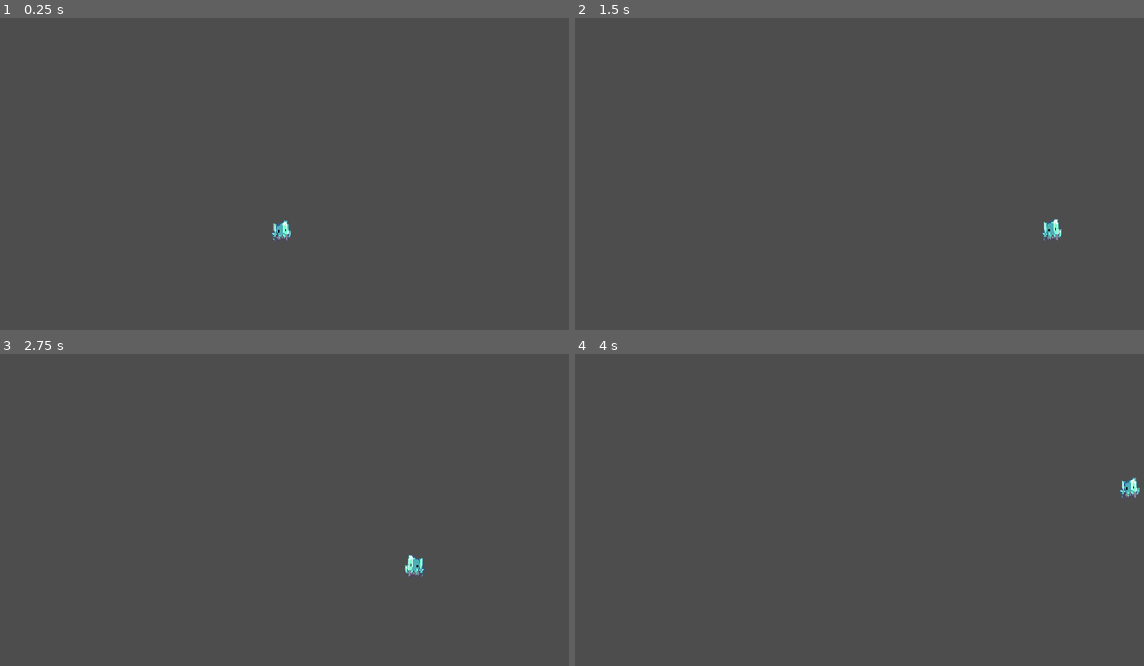
Above: before the commit, frames 1-4 (two rows, left to right).
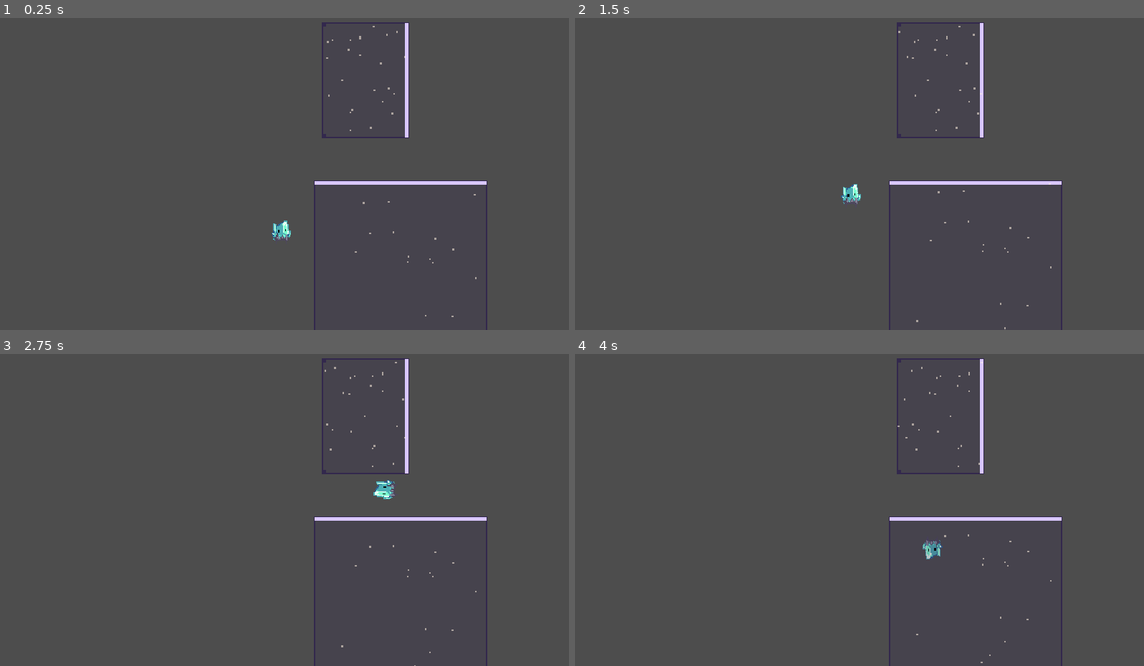
Above: after the commit, the same moments.

Repository: jmx2033/GRAVSWITCH
Game: Godot game, scene res://Scenes/game.tscn
The game is run twice, just before and just after one commit, with the same random seed, the same clock (stepped at 60 frames per second) and the same inputs.
Inputs:
- Up to frame 1 (0.25 s): no input
- Up to frame 2 (1.5 s): hold L 0.53-1.28 s; hold D (move_right) from 0.53 s (still down); tap Space (jump) at 0.77 s; tap I at 1.35 s
- Up to frame 3 (2.75 s): tap Space (jump) at 1.52 s; release D (move_right) at 2.03 s; hold A (move_left) from 2.03 s (still down); hold J from 2.03 s (still down)
- Up to frame 4 (4 s): release A (move_left) at 2.78 s; release J at 2.78 s; hold D (move_right) from 2.78 s (still down); tap L at 2.85 s; tap Space (jump) at 3.02, 3.77 s; hold I from 3.53 s (still down)

The runs differ from the first frame. In frame 1, 1.2% of the frame differs, in the area x 55-86%, y 1-100%; in frame 2, 1.5%; in frame 3, 1.5%; in frame 4, 1.5%.

Commit message:
feat(gravity): 添加重力区并接入玩家重力切换 [P0-2]

Diff:
--- a/Scenes/game.tscn
+++ b/Scenes/game.tscn
@@ -1,6 +1,7 @@
 [gd_scene format=3 uid="uid://co0dxsh54ae13"]
 
 [ext_resource type="PackedScene" uid="uid://b11hj8ncr5db5" path="res://Scenes/player.tscn" id="1_ebmjs"]
+[ext_resource type="PackedScene" uid="uid://u7jbmkf7gqyg" path="res://Scenes/gravity_zone.tscn" id="2_qxrlw"]
 
 [sub_resource type="RectangleShape2D" id="RectangleShape2D_2na5r"]
 size = Vector2(765, 29)
@@ -38,3 +39,11 @@
 
 [node name="Player" parent="." unique_id=1085382721 instance=ExtResource("1_ebmjs")]
 position = Vector2(320, 250)
+
+[node name="GravityZone" parent="." unique_id=285377863 instance=ExtResource("2_qxrlw")]
+position = Vector2(356, 194)
+
+[node name="GravityZone2" parent="." unique_id=37853669 instance=ExtResource("2_qxrlw")]
+position = Vector2(365, 17)
+direction = 1
+size_in_tiles = Vector2i(3, 4)
--- /dev/null
+++ b/Scenes/gravity_zone.tscn
@@ -0,0 +1,17 @@
+[gd_scene format=3 uid="uid://u7jbmkf7gqyg"]
+
+[ext_resource type="Script" uid="uid://b1kf8xyt00rvc" path="res://Scripts/level/gravity_zone.gd" id="1_gravity"]
+
+[sub_resource type="RectangleShape2D" id="RectangleShape2D_1"]
+resource_local_to_scene = true
+size = Vector2(192, 256)
+
+[node name="GravityZone" type="Area2D" unique_id=285377863]
+collision_layer = 4
+collision_mask = 2
+script = ExtResource("1_gravity")
+
+[node name="CollisionShape2D" type="CollisionShape2D" parent="." unique_id=964753409]
+visible = false
+position = Vector2(96, 128)
+shape = SubResource("RectangleShape2D_1")
--- a/Scenes/player.tscn
+++ b/Scenes/player.tscn
@@ -117,7 +117,9 @@
 "speed": 5.0
 }]
 
-[node name="Player" type="CharacterBody2D" unique_id=1085382721]
+[node name="Player" type="CharacterBody2D" groups=["player"] unique_id=1085382721]
+collision_layer = 2
+collision_mask = 17
 script = ExtResource("1_cvnsp")
 
 [node name="CollisionShape2D" type="CollisionShape2D" parent="." unique_id=627174386]
--- /dev/null
+++ b/Scripts/level/gravity_zone.gd
@@ -0,0 +1,165 @@
+extends Area2D
+class_name GravityZone
+
+## 以下绝大部分代码用于渲染占位美术素材，与player.gd的交互在文件末尾。
+
+## 只处理这个组里的物体，避免和场景里其他物体误触发。
+const PLAYER_GROUP := "player"
+## direction 枚举对应的方向向量，顺序必须和 @export_enum 一致。
+const DIRS := [Vector2.UP, Vector2.RIGHT, Vector2.DOWN, Vector2.LEFT]
+
+## 磁场场体的主色（紫色）。
+const FIELD_COLOR := Color("#33284D")
+## 场体填充透明度；边框和四角标记保持不透明。
+const FIELD_ALPHA := 0.26
+## 四角标记的边长，单位像素。
+const CORNER_SIZE := 4.0
+## 漂移石粒的颜色。
+const STONE_COLOR := Color("#fff2e0")
+## 石粒透明度。
+const STONE_ALPHA := 0.55
+## 石粒的边长，单位像素。
+const STONE_SIZE := 2.0
+## 石粒沿重力方向的漂移速度，单位像素/秒。
+const STONE_SPEED := 10.0
+## 每格生成几颗石粒（按格数算总数）。
+const STONES_PER_TILE := 3
+## 单个区最多生成几颗石粒，避免大区卡顿。
+const MAX_STONES := 24
+## 重力指向那一侧的边界高亮色。
+const EDGE_HIGHLIGHT_COLOR := Color("D9C7FF")
+## 重力侧高亮边的厚度，单位像素。
+const EDGE_HIGHLIGHT_WIDTH := 4.0
+
+## 重力拉力方向：0 上、1 右、2 下、3 左。
+@export_enum("重力向上", "重力向右", "重力向下", "重力向左") var direction: int = 0
+## 区域尺寸（格）；节点原点是左上角，向右下扩展。
+@export var size_in_tiles: Vector2i = Vector2i(6, 8)
+
+## 区域的像素尺寸，由 size_in_tiles × Config.TILE_SIZE 算出。
+var _zone_size: Vector2 = Vector2.ZERO
+## 每颗石粒的局部坐标，_process() 每帧更新。
+var _stones: Array[Vector2] = []
+
+## 碰撞形状节点；_rebuild() 会按区域尺寸重新生成形状。
+@onready var _collision_shape: CollisionShape2D = $CollisionShape2D
+
+
+## 初始化：重建碰撞盒和石粒，并监听玩家进出。
+func _ready() -> void:
+	_rebuild()
+	body_entered.connect(_on_body_entered)
+	body_exited.connect(_on_body_exited)
+
+
+## 按 size_in_tiles 算出像素尺寸，重新生成居中的碰撞矩形并重置石粒。
+func _rebuild() -> void:
+	var tiles := Vector2i(maxi(size_in_tiles.x, 1), maxi(size_in_tiles.y, 1))
+	_zone_size = Vector2(tiles.x * Config.TILE_SIZE, tiles.y * Config.TILE_SIZE)
+
+	var shape := RectangleShape2D.new()
+	shape.size = _zone_size
+	_collision_shape.shape = shape
+	_collision_shape.position = _zone_size * 0.5
+
+	_spawn_stones(tiles)
+	queue_redraw()
+
+
+## 在场内随机撒石粒；数量随面积增长，但不超过 MAX_STONES。
+func _spawn_stones(tiles: Vector2i) -> void:
+	_stones.clear()
+
+	var count := mini(tiles.x * tiles.y * STONES_PER_TILE, MAX_STONES)
+	var limit := _zone_size - Vector2(STONE_SIZE, STONE_SIZE)
+	for _i in count:
+		_stones.append(Vector2(randf_range(0.0, limit.x), randf_range(0.0, limit.y)))
+
+
+## 每帧让石粒沿重力方向漂移，越界后从另一侧绕回。
+func _process(delta: float) -> void:
+	if _stones.is_empty():
+		return
+
+	var pull := _pull()
+	var limit := _zone_size - Vector2(STONE_SIZE, STONE_SIZE)
+	for i in _stones.size():
+		var p := _stones[i] + pull * STONE_SPEED * delta
+		if p.x < 0.0:
+			p.x = limit.x
+		elif p.x > limit.x:
+			p.x = 0.0
+		if p.y < 0.0:
+			p.y = limit.y
+		elif p.y > limit.y:
+			p.y = 0.0
+		_stones[i] = p
+	queue_redraw()
+
+
+## 画整个重力区：半透明场体、边框、四角标记、重力侧高亮边和石粒。
+func _draw() -> void:
+	if _zone_size == Vector2.ZERO:
+		return
+
+	var field := FIELD_COLOR
+	field.a = FIELD_ALPHA
+	draw_rect(Rect2(Vector2.ZERO, _zone_size), field)
+	draw_rect(Rect2(Vector2.ZERO, _zone_size), FIELD_COLOR, false, 2.0)
+
+	_draw_corners()
+	_draw_pull_edge()
+	_draw_stones()
+
+
+## 在场体四个角各画一个 4×4 实心方块，强调区域边界。
+func _draw_corners() -> void:
+	var corner := Vector2(CORNER_SIZE, CORNER_SIZE)
+	draw_rect(Rect2(Vector2.ZERO, corner), FIELD_COLOR)
+	draw_rect(Rect2(Vector2(_zone_size.x - CORNER_SIZE, 0.0), corner), FIELD_COLOR)
+	draw_rect(Rect2(Vector2(0.0, _zone_size.y - CORNER_SIZE), corner), FIELD_COLOR)
+	draw_rect(Rect2(_zone_size - corner, corner), FIELD_COLOR)
+
+
+## 画出所有石粒（STONE_SIZE × STONE_SIZE 像素）。
+func _draw_stones() -> void:
+	var stone_color := STONE_COLOR
+	stone_color.a = STONE_ALPHA
+	for stone in _stones:
+		draw_rect(Rect2(stone.round(), Vector2(STONE_SIZE, STONE_SIZE)), stone_color)
+
+
+## 在重力指向的一侧画一条更亮更粗的边界，代替箭头。
+func _draw_pull_edge() -> void:
+	var edge := Rect2(Vector2.ZERO, _zone_size)
+	match clampi(direction, 0, DIRS.size() - 1):
+		0:
+			edge.size = Vector2(_zone_size.x, EDGE_HIGHLIGHT_WIDTH)
+		1:
+			edge.position = Vector2(_zone_size.x - EDGE_HIGHLIGHT_WIDTH, 0.0)
+			edge.size = Vector2(EDGE_HIGHLIGHT_WIDTH, _zone_size.y)
+		2:
+			edge.position = Vector2(0.0, _zone_size.y - EDGE_HIGHLIGHT_WIDTH)
+			edge.size = Vector2(_zone_size.x, EDGE_HIGHLIGHT_WIDTH)
+		3:
+			edge.size = Vector2(EDGE_HIGHLIGHT_WIDTH, _zone_size.y)
+	draw_rect(edge, EDGE_HIGHLIGHT_COLOR)
+
+
+## 把 direction 枚举换成对应的单位向量（重力拉力方向）。
+func _pull() -> Vector2:
+	var pull: Vector2 = DIRS[clampi(direction, 0, DIRS.size() - 1)]
+	return pull
+
+
+## 玩家进入时通知玩家，并带上本区的重力拉力方向。
+func _on_body_entered(body: Node2D) -> void:
+	if body.is_in_group(PLAYER_GROUP):
+		# 用 call，保持重力区不依赖玩家族的具体脚本类型
+		body.call("enter_gravity_zone", self, _pull())
+
+
+## 玩家离开时通知玩家；是否真的恢复重力由玩家判断。
+func _on_body_exited(body: Node2D) -> void:
+	if body.is_in_group(PLAYER_GROUP):
+		body.call("exit_gravity_zone", self)
--- a/Scripts/player/player.gd
+++ b/Scripts/player/player.gd
@@ -11,6 +11,9 @@
 
 # 跳预输入倒计时
 var jump_timer: float = 0.0
+
+# 当前生效的重力区；只认最后进入的那个
+var _active_zone: Area2D = null
 
 
 func _ready() -> void:
@@ -115,3 +118,19 @@
 
 	# 角色跟着重力旋转
 	anim.rotation = (-current_gravity).angle() + PI / 2
+
+
+## 进入重力区：记录当前区，并把目标重力切到该区的拉力方向。
+func enter_gravity_zone(zone: Area2D, gravity_direction: Vector2) -> void:
+	if gravity_direction == Vector2.ZERO:
+		return
+	_active_zone = zone
+	Config.gravity_direction = gravity_direction
+
+
+## 离开重力区：只有离开当前生效的区，才把目标重力恢复为向下。
+func exit_gravity_zone(zone: Area2D) -> void:
+	if zone != _active_zone:
+		return
+	_active_zone = null
+	Config.gravity_direction = Vector2.DOWN
Not shown, added: Scripts/level/gravity_zone.gd.uid
